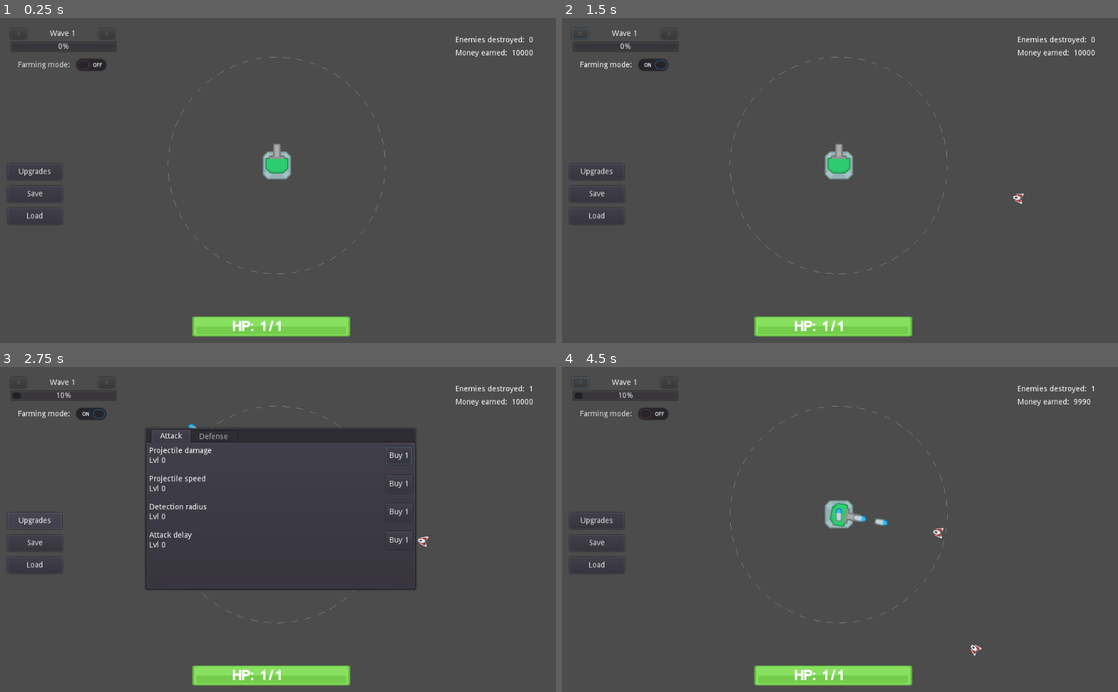
Above: before the commit, frames 1-4 (two rows, left to right).
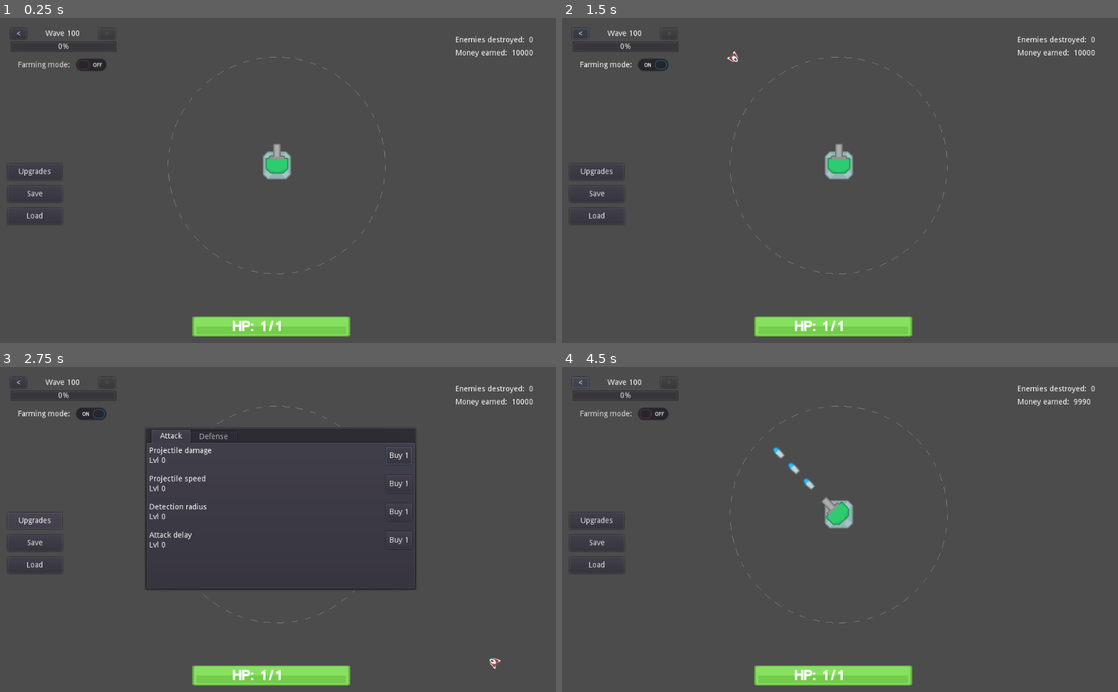
Above: after the commit, the same moments.

Repository: deniauma/UltimateDefenseIdle
Game: Godot game, scene res://Scenes/Main.tscn
The game is run twice, just before and just after one commit, with the same random seed, the same clock (stepped at 60 frames per second) and the same inputs.
Inputs (mouse positions are in pixels of both pictures, inside the frame that each line leads up to):
- Up to frame 1 (0.25 s): no input
- Up to frame 2 (1.5 s): click (578, 34) at 0.5 s, where only the run after the commit has a clickable "<"; click "Farming mode:" at 1.25 s
- Up to frame 3 (2.75 s): click "Upgrades" at 2 s
- Up to frame 4 (4.5 s): click "Buy 1" at 2.75 s; click "Farming mode:" at 3.5 s; click (578, 383) at 4.25 s, where only the run after the commit has a clickable "<"

The runs differ from the first frame. In frame 1, less than 0.1% of the frame differs, in the area x 3-15%, y 3-6%; in frame 2, 0.1%; in frame 3, 0.2%; in frame 4, 0.7%, in the area x 2-96%, y 3-89%.

Commit message:
Add spwan rate and mov speed scaling

Diff:
--- a/Scripts/GameState.gd
+++ b/Scripts/GameState.gd
@@ -2,7 +2,7 @@
 
 var destroyed_enemies = 0
 var gold = 10000
-var max_wave = 1
+var max_wave = 100
 var current_wave = 1
 var hp = 1
 var def = 0
@@ -15,6 +15,7 @@
 var enemy_base_damage = 1
 var enemy_base_speed = 50
 var wave_base_density = 10
+var wave_base_spawn_rate = 1.0
 
 #Attack upgrades
 var upg_proj_dmg = Upgrade.new("Projectile damage", 5, 10, 1)
@@ -27,13 +28,19 @@
 var upg_def = Upgrade.new("Damage reduction", 0, 20, 1, 1.20)
 
 func get_wave_hp(wave):
-	return floor(enemy_base_hp * pow(1.10, wave))
+	return floor(enemy_base_hp * pow(1.05, wave))
 
 func get_wave_damage(wave):
-	return floor(enemy_base_damage * pow(1.10, wave))
+	return floor(enemy_base_damage + pow(1.05, wave))
+
+func get_wave_speed(wave):
+	return floor(enemy_base_speed + 1.05*floor(wave/10))
 
 func get_wave_density(wave):
 	return wave_base_density + floor(wave/10)
+
+func get_wave_spawn_rate(wave):
+	return wave_base_spawn_rate - 0.05*floor(wave/10)
 
 func update_player_stats():
 	player_proj_dmg = upg_proj_dmg.get_current_total_value()
--- a/Scripts/WaveControl.gd
+++ b/Scripts/WaveControl.gd
@@ -8,6 +8,7 @@
 var wave_hp = GameState.enemy_base_hp
 var wave_damage = 1
 var wave_size = 5
+var wave_speed = 50
 var wave_remaining = 10
 var spawned = 0
 var farming = false
@@ -33,6 +34,7 @@
 	wave_hp = GameState.get_wave_hp(level)
 	wave_damage = GameState.get_wave_damage(level)
 	wave_size = GameState.get_wave_density(level)
+	wave_speed = GameState.get_wave_speed(level)
 	GameState.current_wave = level
 	wave_progress.max_value = wave_size
 	wave_progress.value = 0
@@ -41,16 +43,18 @@
 	wave_remaining = wave_size
 	spawned = 0
 	farming_toggle.pressed = false
+	spawner.wait_time = GameState.get_wave_spawn_rate(level)
 	spawner.start()
 
 func spawn():
 	var enemy = spawned_enemy.instance()
 	enemy.connect("die", self, "on_enemy_die")
-	enemy.position.x = player.position.x + 400*cos(rand_range(0, 360))
-	enemy.position.y = player.position.y + 400*sin(rand_range(0, 360))
+	enemy.position.x = player.position.x + 600*cos(rand_range(0, 360))
+	enemy.position.y = player.position.y + 600*sin(rand_range(0, 360))
 	enemy.target = player.position
 	enemy.hp = wave_hp
 	enemy.damage = wave_damage
+	enemy.speed = wave_speed
 	spawn_in_tree.add_child(enemy) #get_tree().get_root().add_child(enemy)
 	spawned += 1
 	if spawned >= wave_size and not farming:
